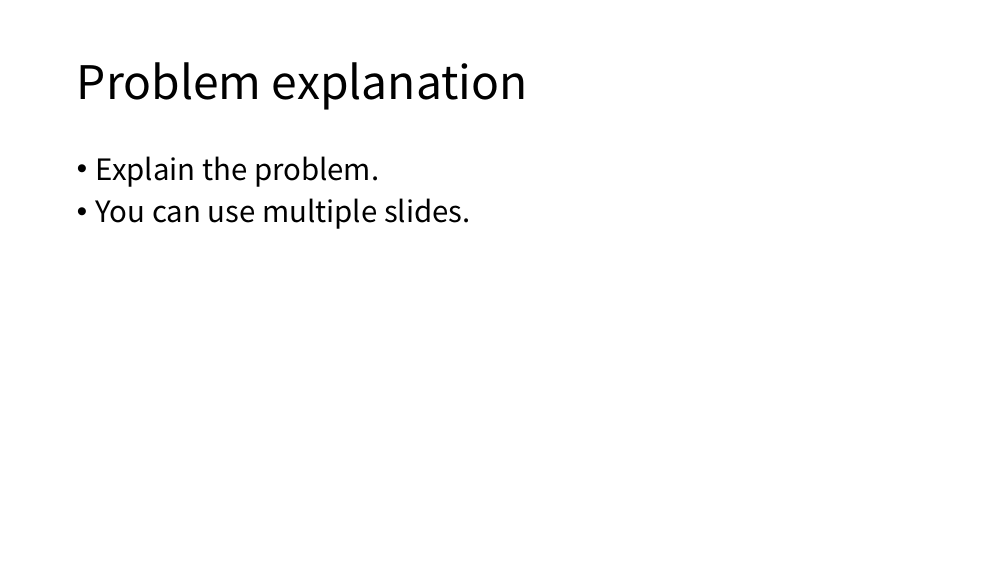
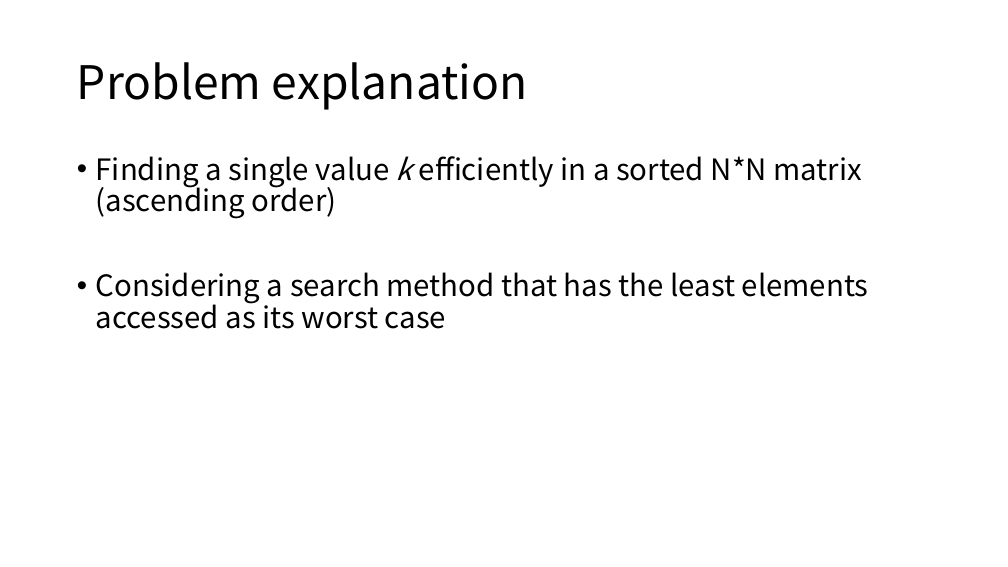
Before and after one commit to gdlee412/Problem-Solving-Techniques, a slide deck: slide 2 of 자료/Report template/Report for exercise or homework.pptx. Drawn at 1008x567 pixels with LibreOffice and Linux fonts; fonts in the diff are those of the drawing. Boxes give left, top, right and bottom in pixels: in the first picture for what was removed or moved away, otherwise in the second. Text is boxed around its words. In the diff, an @@ line names an element or a change of style, - is before the commit and + after.

```diff
--- a/자료/Report template/Report for exercise or homework.pptx
+++ b/자료/Report template/Report for exercise or homework.pptx
@@ text at bbox=[96, 156, 869, 329]: text changed @@
-• Explain the problem.
-• You can use multiple slides.
+• Finding a single value k efficiently in a sorted N*N matrix (ascending order)
+• Considering a search method that has the least elements accessed as its worst case
```
Also in this commit, not shown: 3 other slides changed, 6 slides added.
